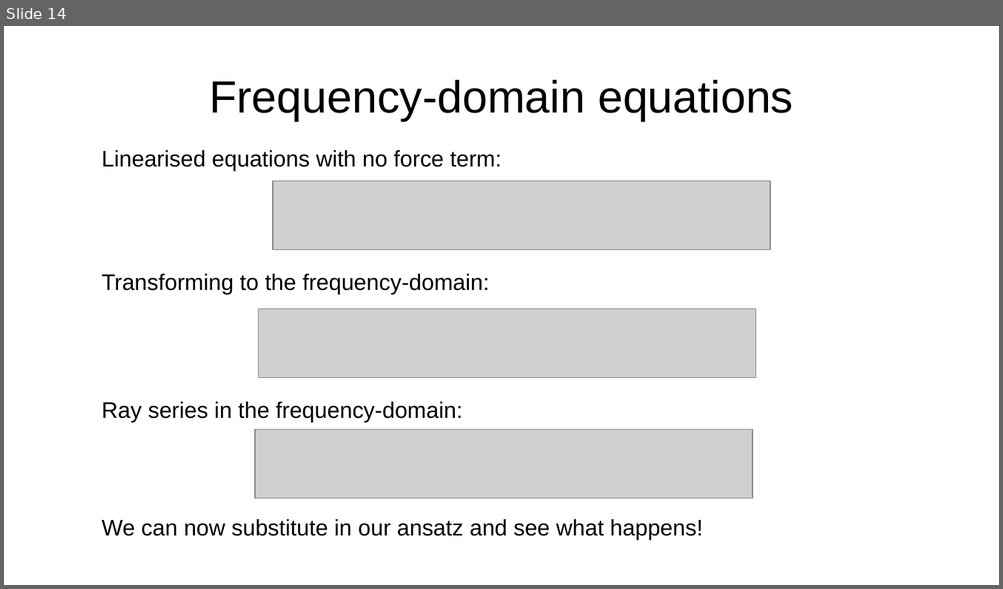
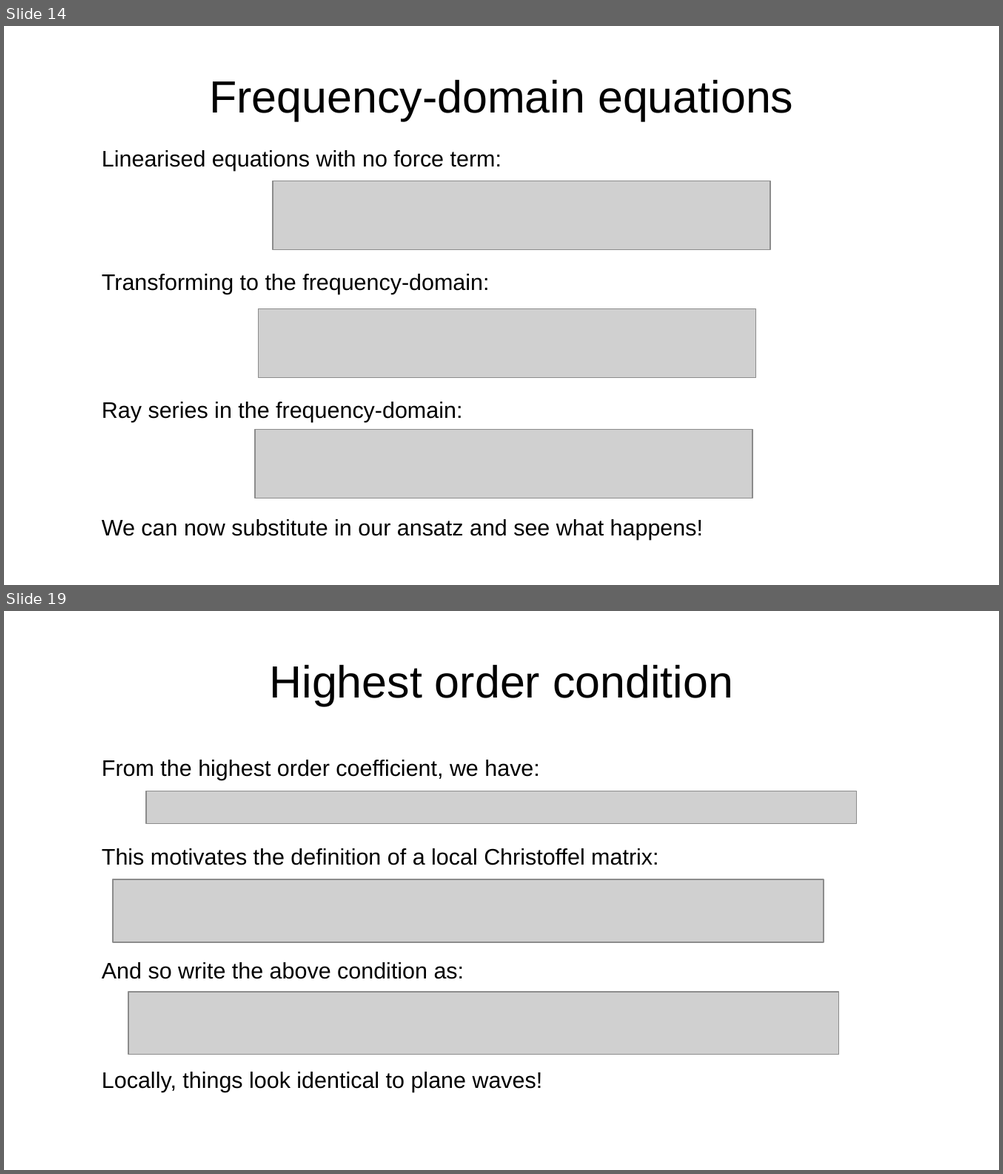
Before and after one commit to da380/PEPLectures, a slide deck: slides/slides5.odp. Shown one above the other, each under a label of ours: slide 14 before the commit, slides 14 and 19 after it; the slides between them are not shown. The pictures are 1003x589 and 1003x1174 pixels, drawn with LibreOffice and Linux fonts; fonts in the diff are those of the drawing; grey boxes stand for pictures. Boxes give left, top, right and bottom in pixels: in the first picture for what was removed or moved away, otherwise in the second. Text is boxed around its words. In the diff, an @@ line names an element or a change of style, - is before the commit and + after.

```diff
--- a/slides/slides5.odp
+++ b/slides/slides5.odp
@@ slide 19 added at [4,611,999,1170], background #FFFFFF @@
@@ title added at [269,664,733,706], 36 pt, text #000000 @@
+Highest order condition
@@ text added at [102,760,540,780], 18 pt, text #000000 @@
+From the highest order coefficient, we have:
@@ picture added at [145,792,856,824] @@
@@ text added at [102,849,658,866], 18 pt, text #000000 @@
+This motivates the definition of a local Christoffel matrix:
@@ picture added at [114,880,823,943] @@
@@ text added at [102,963,464,980], 18 pt, text #000000 @@
+And so write the above condition as:
@@ picture added at [128,992,839,1055] @@
@@ text added at [102,1072,543,1093], 18 pt, text #000000 @@
+Locally, things look identical to plane waves!
```
Also in this commit, not shown: 1 slide changed, 12 other slides added, 4 other files.
